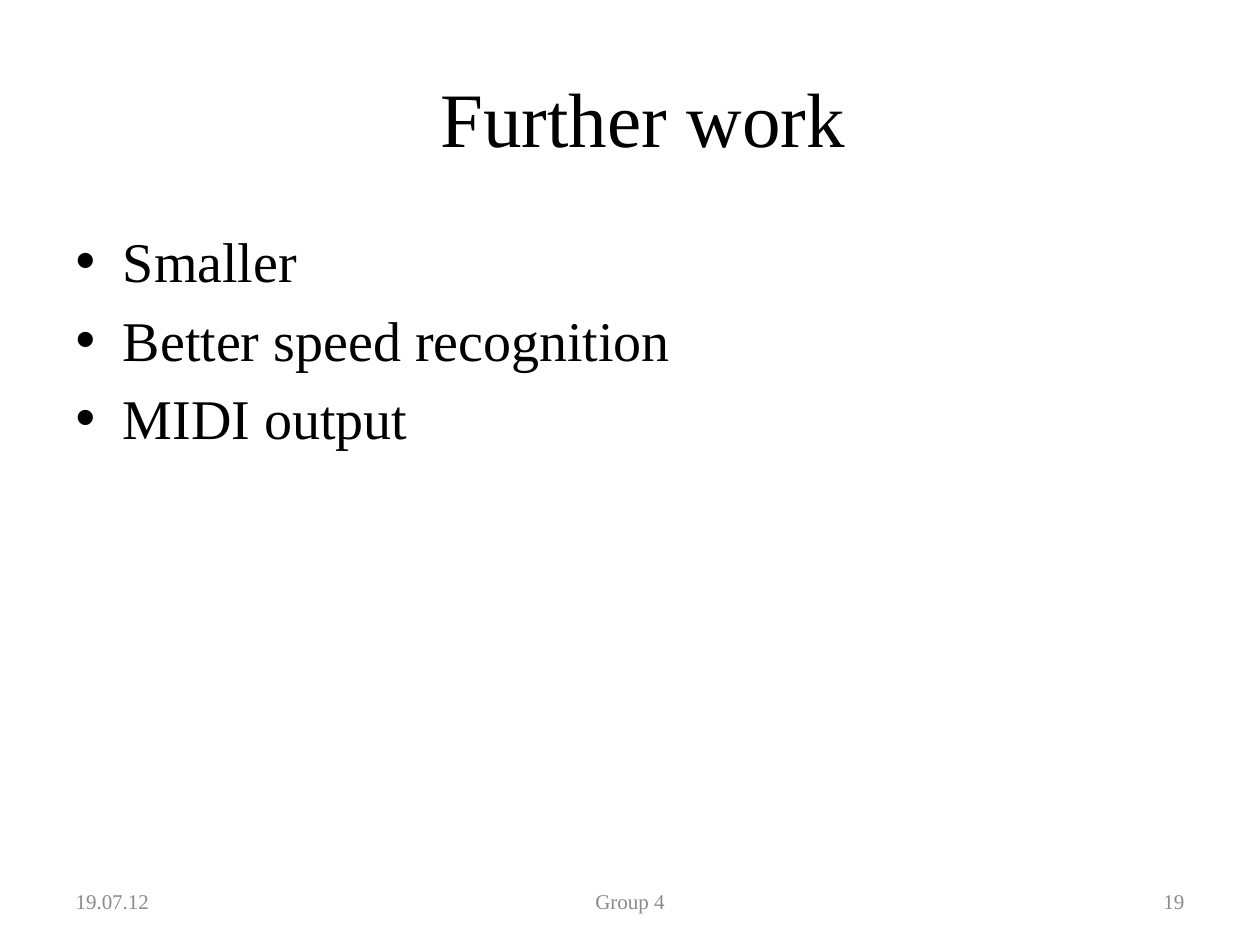
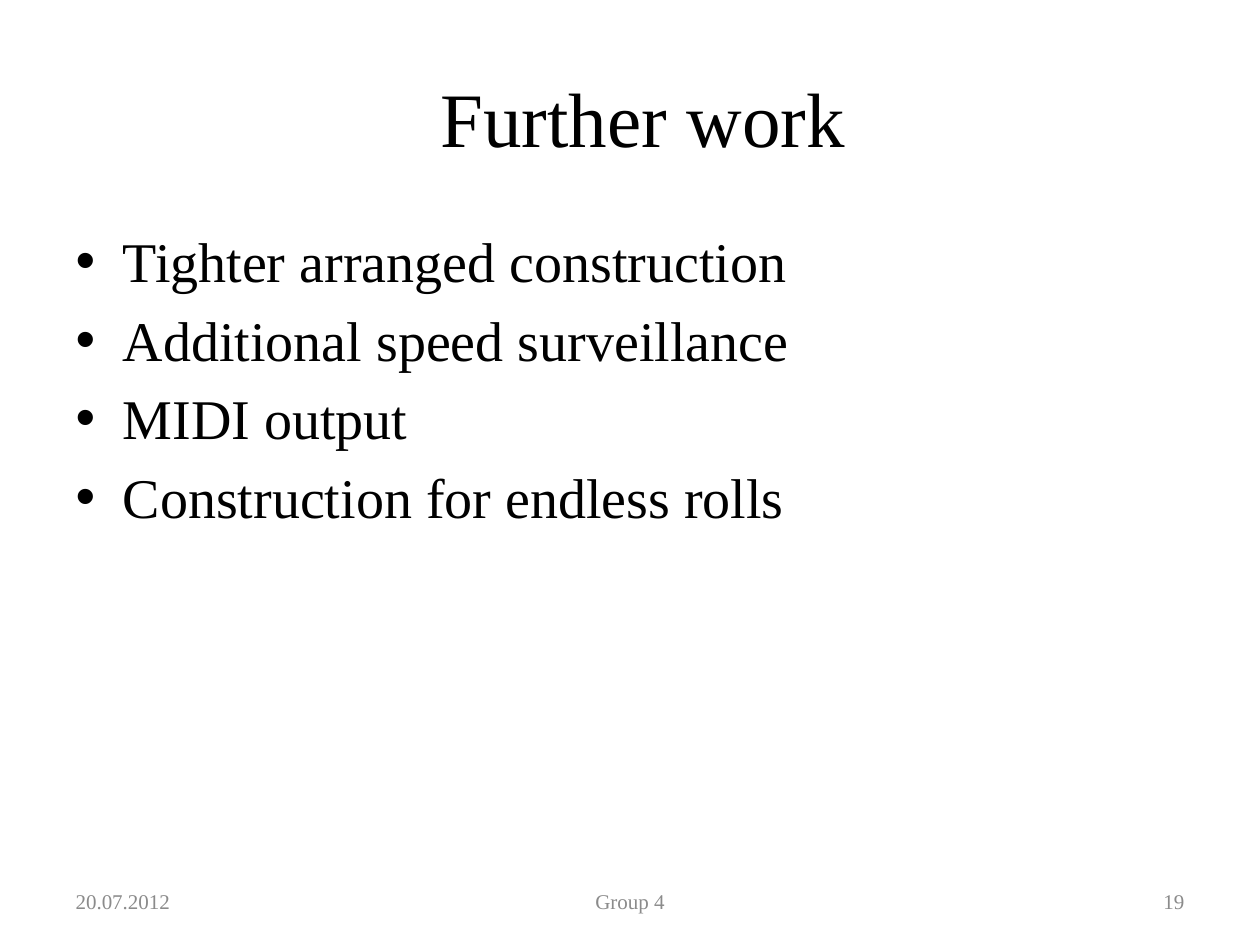
Before and after one commit to zugerisa/2012-Summer-School-Group-4, a slide deck: slide 19 of final/final_presentation.pptx. Drawn at 1260x945 pixels with LibreOffice and Linux fonts; fonts in the diff are those of the drawing; background and template pictures are left out. Boxes give left, top, right and bottom in pixels: in the first picture for what was removed or moved away, otherwise in the second. Text is boxed around its words. In the diff, an @@ line names an element or a change of style, - is before the commit and + after.

```diff
--- a/final/final_presentation.pptx
+++ b/final/final_presentation.pptx
@@ text at <box>123,243,788,371</box>: text changed @@
-• Smaller
-• Better speed recognition
+• Tighter arranged construction
+• Additional speed surveillance
@@ text at <box>123,478,783,519</box>: paragraph added @@
+• Construction for endless rolls
@@ text at <box>76,895,170,909</box>: text changed @@
-19.07.12
+20.07.2012
```
Also in this commit, not shown: 19 other slides changed, 2 other files.
